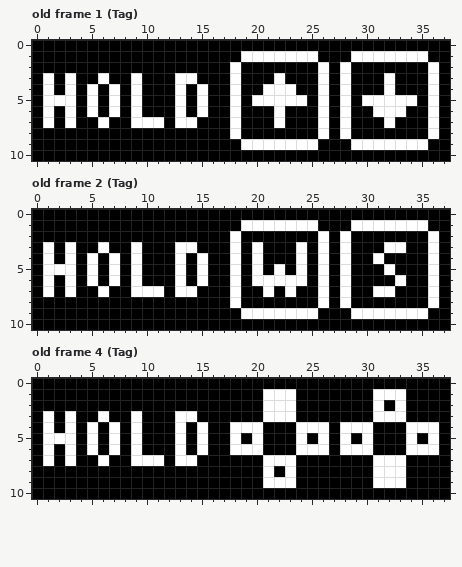
Pixel-art file, stored at ElevatorGame/Content/graphics/ButtonHint.aseprite. The picture above was drawn from the file before the commit.
38x11 pixels, 4 frames. Shown: old frame 1 (Tag), old frame 2 (Tag), old frame 4 (Tag).
After the commit:
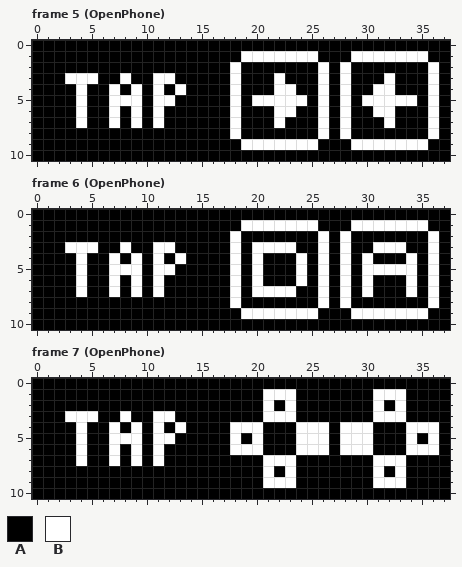
Palette (. is transparent): A #000000  B #ffffff
A new or re-ordered frame is compared with the old frame closest to it.
From old to new:
frames 4 -> 7
Changed rows in their new state; - is an unchanged pixel.
Frame 5 (OpenPhone) is new; against old frame 1 (Tag), layer "Sprite Sheet":
first column x 1:
 3 A--BBA-BA-BBAA-------------------
 4 A-ABA-----B---A-----A---------B--
 5 AAABA--B--BBA-A------------------
 6 A-ABA-----B-A-A-------B---------A
 7 A-AB-AB--A--AA-------------------
Frame 6 (OpenPhone) is new; against old frame 2 (Tag), layer "Sprite Sheet":
first column x 1:
 3 A--BBA-BA-BBAA------BBBA------B---
 4 A-ABA-----B---A--------------BA--B
 5 AAABA--B--BBA-A------A-------BB-BB
 6 A-ABA-----B-A-A-----AAA------B--AB
 7 A-AB-AB--A--AA-----B-B-------BAA-B
Frame 7 (OpenPhone) is new; against old frame 4 (Tag), layer "Sprite Sheet":
first column x 1:
 2 ---------------------A----------
 3 A--BBA-BA-BBAA------------------
 4 A-ABA-----B---A-----------------
 5 AAABA--B--BBA-A---------B---B---
 6 A-ABA-----B-A-A-----------------
 7 A-AB-AB--A--AA------------------
 8 -------------------------------A
Boxes around the changes in both pictures, in picture pixels (x1, y1, x2, y2):
changed: (43, 73, 208, 128)
changed: (263, 84, 296, 117)
changed: (373, 84, 406, 117)
changed: (43, 242, 307, 297)
changed: (362, 242, 417, 297)
changed: (274, 400, 395, 477)
changed: (43, 411, 208, 466)
